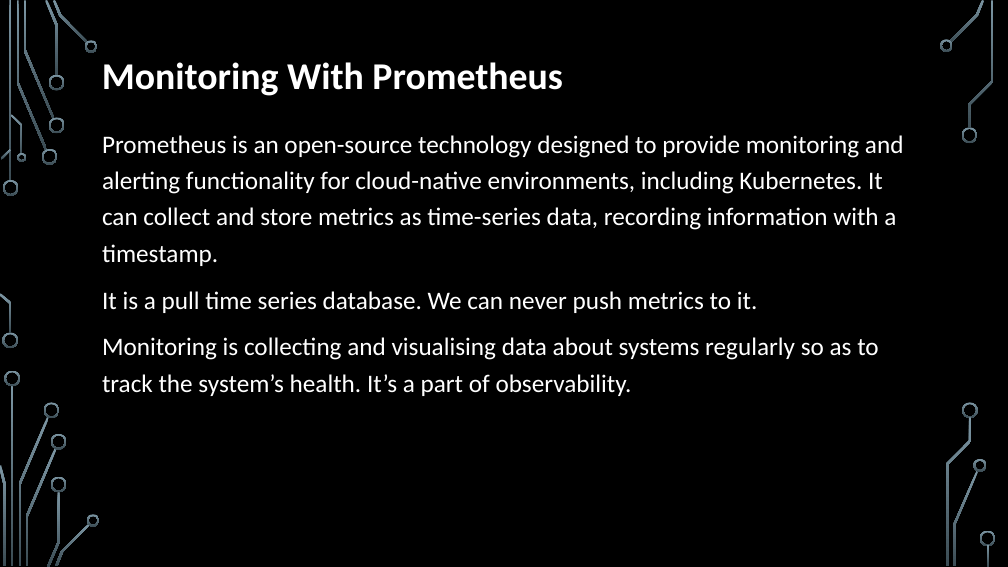
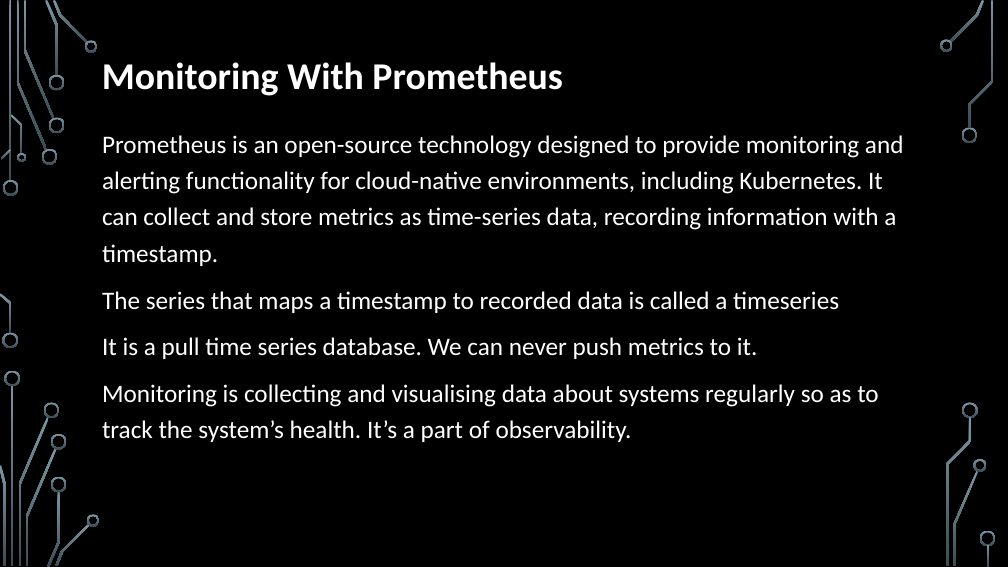
Before and after one commit to Mayur3099/Prometheus, a slide deck: slide 5 of Prometheus.pptx. Drawn at 1008x567 pixels with LibreOffice and Linux fonts; fonts in the diff are those of the drawing; background and template pictures are left out. Boxes give left, top, right and bottom in pixels: in the first picture for what was removed or moved away, otherwise in the second. Text is boxed around its words. In the diff, an @@ line names an element or a change of style, - is before the commit and + after.

Commit message:
Update ppt

```diff
--- a/Prometheus.pptx
+++ b/Prometheus.pptx
@@ text at [102, 291, 839, 313]: paragraph added @@
+The series that maps a timestamp to recorded data is called a timeseries
```
Also in this commit, not shown: 1 other slide changed, 4 slides added.
